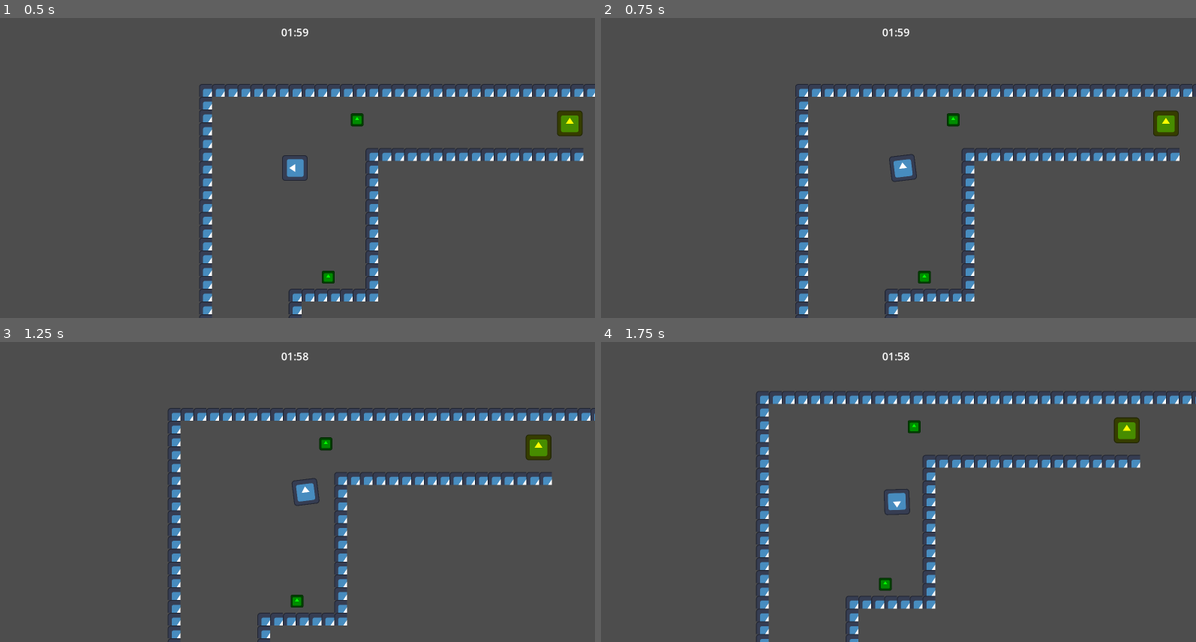
Above: before the commit, frames 1-4 (two rows, left to right).
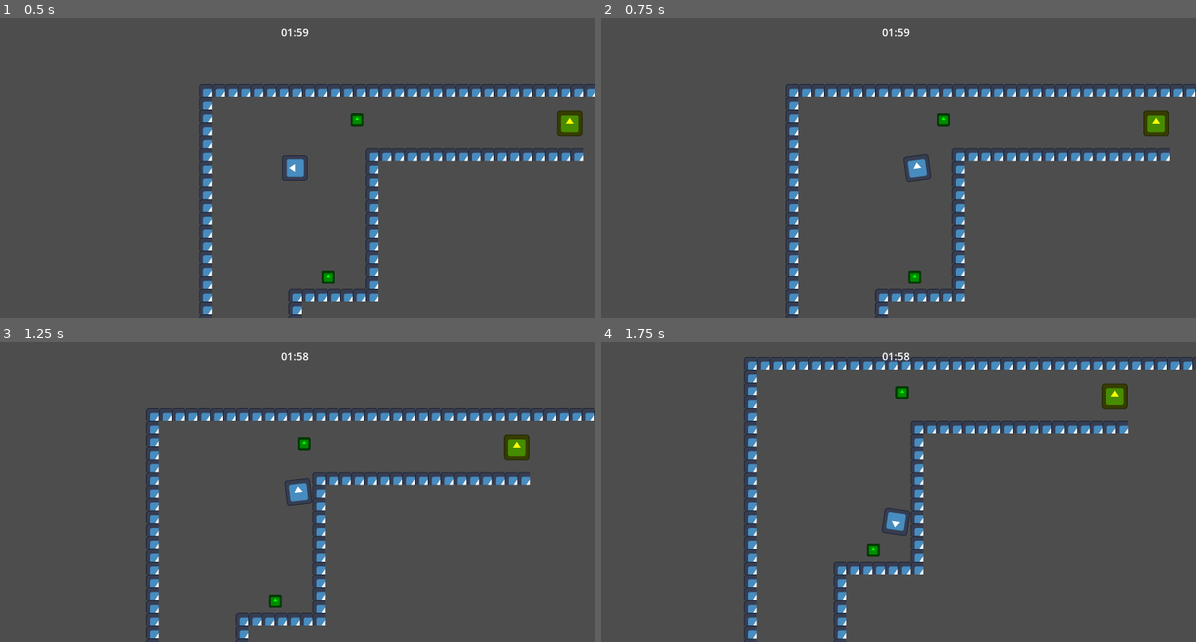
Above: after the commit, the same moments.

Repository: AltairGameStudio/Godot-Wild-Jam-93-Team-1
Game: Godot game, scene res://scenes/world.tscn
The game is run twice, just before and just after one commit, with the same random seed, the same clock (stepped at 60 frames per second) and the same inputs. The engine's default icon, where the game draws it, is replaced by a stand-in: a white triangle on a blue panel in a dark square.
Inputs (mouse positions are in pixels of both pictures, inside the frame that each line leads up to):
- Up to frame 1 (0.5 s): no input
- Up to frame 2 (0.75 s): tap Enter at 0.5 s; move the mouse to (1029, 153) at 0.52 s; hold D (ui_right) from 0.53 s (still down); hold Space (interact) from 0.53 s (still down)
- Up to frame 3 (1.25 s): keep holding D (ui_right); keep holding Space (interact)
- Up to frame 4 (1.75 s): move the mouse to (773, 507) at 1.27 s; release D (ui_right) at 1.28 s; release Space (interact) at 1.28 s; hold S (ui_down) from 1.28 s (still down); click (773, 507) at 1.35 s

Frame 1 is identical in both runs. In frame 2, 6.5% of the frame differs, in the area x 31-100%, y 22-100%; in frame 3, 7.4%; in frame 4, 11%, in the area x 24-100%, y 5-100%.

Commit message:
Adicione indicador visual de receber dano

Diff:
--- a/scenes/hud.tscn
+++ b/scenes/hud.tscn
@@ -3,9 +3,18 @@
 [ext_resource type="Script" uid="uid://2e7nac8cloif" path="res://scripts/inventory_manager.gd" id="1_5ysmq"]
 [ext_resource type="Texture2D" uid="uid://cp100m3062y3f" path="res://icon.svg" id="1_oo0fn"]
 [ext_resource type="Script" uid="uid://dcsp1ejnyytv5" path="res://scripts/inventory_slot.gd" id="2_5ysmq"]
-[ext_resource type="Script" uid="uid://bd8lnpyuh3kdf" path="res://scripts/time_label.gd" id="4_6fi6k"]
+[ext_resource type="Script" path="res://scripts/time_label.gd" id="4_6fi6k"]
 
 [node name="HUD" type="CanvasLayer" unique_id=1311239376]
+
+[node name="HurtOverlay" type="ColorRect" parent="." unique_id=1528188273]
+offset_left = 1.0
+offset_top = 1.0
+offset_right = 1801.0
+offset_bottom = 901.0
+mouse_filter = 2
+mouse_force_pass_scroll_events = false
+color = Color(1, 0, 0, 0)
 
 [node name="InventoryScroll" type="ScrollContainer" parent="." unique_id=811543481]
 anchors_preset = 4
--- a/scripts/player.gd
+++ b/scripts/player.gd
@@ -1,6 +1,6 @@
 extends CharacterBody2D
 
-const SPEED = 300.0
+const SPEED = 900.0
 
 @onready var aim_raycast = $AimRayCast
 @onready var interact_area = $InteractArea
@@ -81,6 +81,10 @@
 func take_damage(amount: int) -> void:
 	current_health -= amount
 	print("Player levou tiro! Vida restante: ", current_health)
+	var hurt_overlay = $/root/World/HUD/HurtOverlay
+	var tween = get_tree().create_tween()
+	tween.tween_property(hurt_overlay, "color", Color(1, 0, 0, 0.1), 0.1)
+	tween.tween_property(hurt_overlay, "color", Color(1, 0, 0, 0), 0.2)
 
 	if current_health <= 0:
 		print("VOCÊ MORREU! Fim de jogo.")
